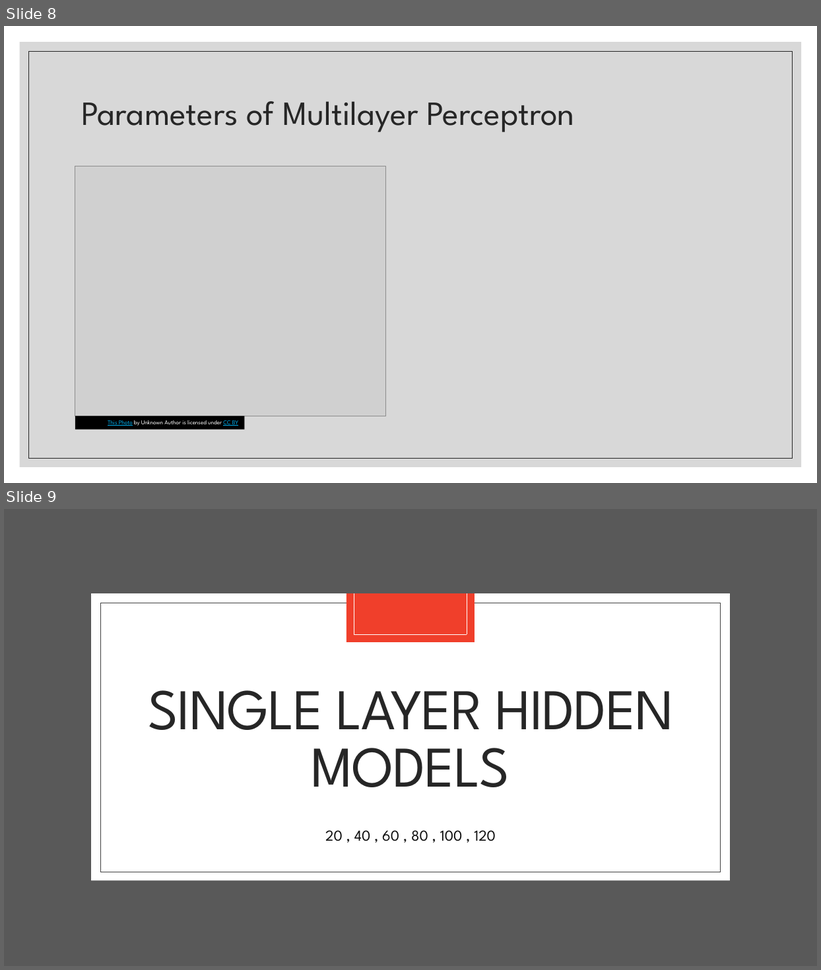
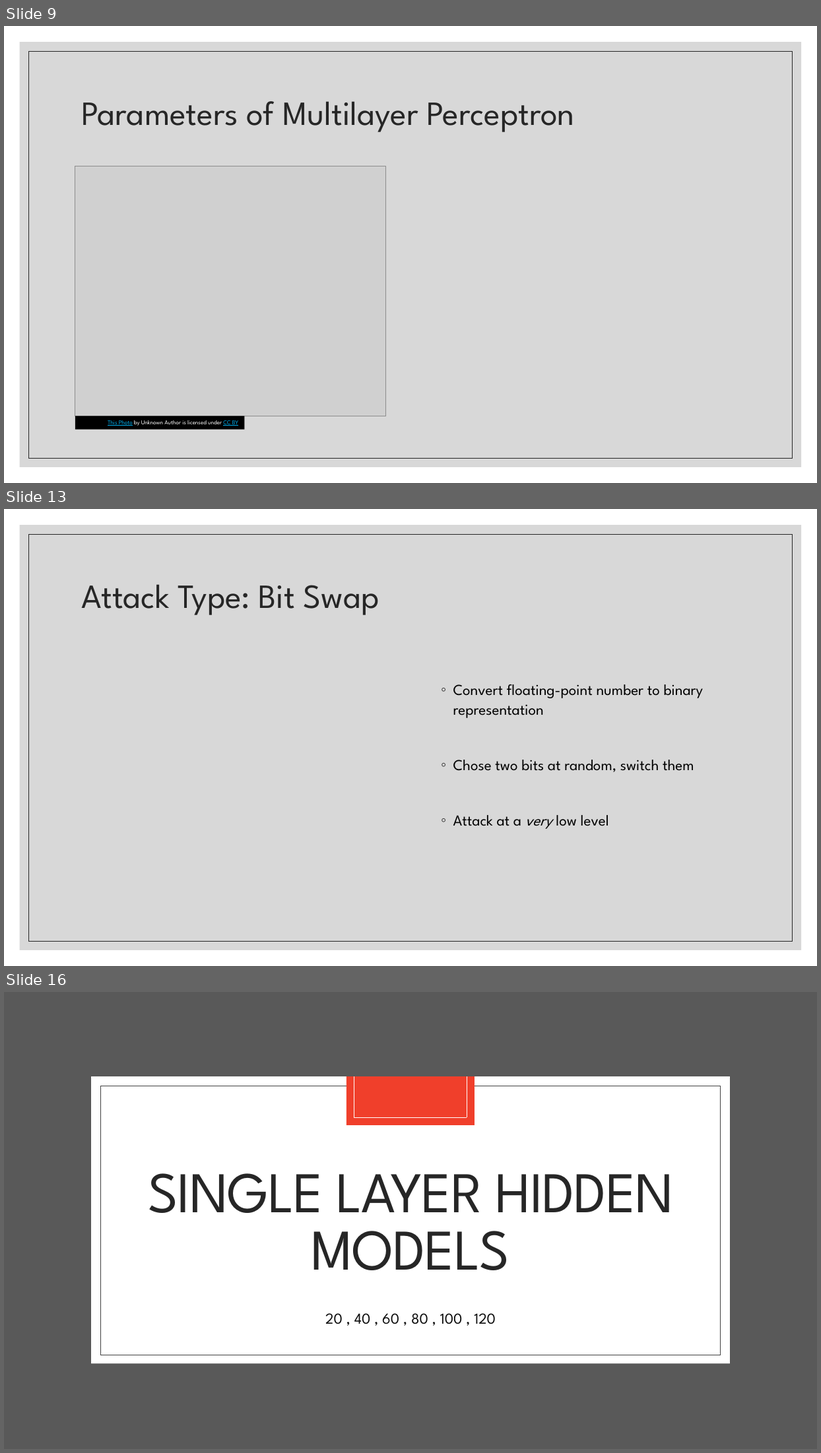
Before and after one commit to landonbuell/Convolutional-Neural-Networks, a slide deck: Presentations/14_04_2020/Modeling Attack Functions.pptx. Shown one above the other, each under a label of ours: slides 8 and 9 before the commit, slides 9, 13 and 16 after it; the slides between them are not shown. The pictures are 821x970 and 821x1453 pixels, drawn with LibreOffice and Linux fonts; fonts in the diff are those of the drawing; grey boxes stand for pictures. Boxes give left, top, right and bottom in pixels: in the first picture for what was removed or moved away, otherwise in the second. Text is boxed around its words. In the diff, an @@ line names an element or a change of style, - is before the commit and + after.

```diff
--- a/Presentations/14_04_2020/Modeling Attack Functions.pptx
+++ b/Presentations/14_04_2020/Modeling Attack Functions.pptx
@@ slide 13 added at [4,509,817,966], background #FFFFFF; not listed: 2 template elements that a slide beside it also shows @@
@@ title added at [81,584,380,615], 40 pt, text #262626 @@
+Attack Type: Bit Swap
@@ text added at [453,685,703,829], 18 pt, text #000000 @@
+◦ Convert floating-point number to binary representation
+◦ Chose two bits at random, switch them
+◦ Attack at a very low level
@@ what was slide 8 is now slide 9 @@
@@ what was slide 9 is now slide 16 @@
```
Also in this commit, not shown: 12 other slides added, 2 other files.
